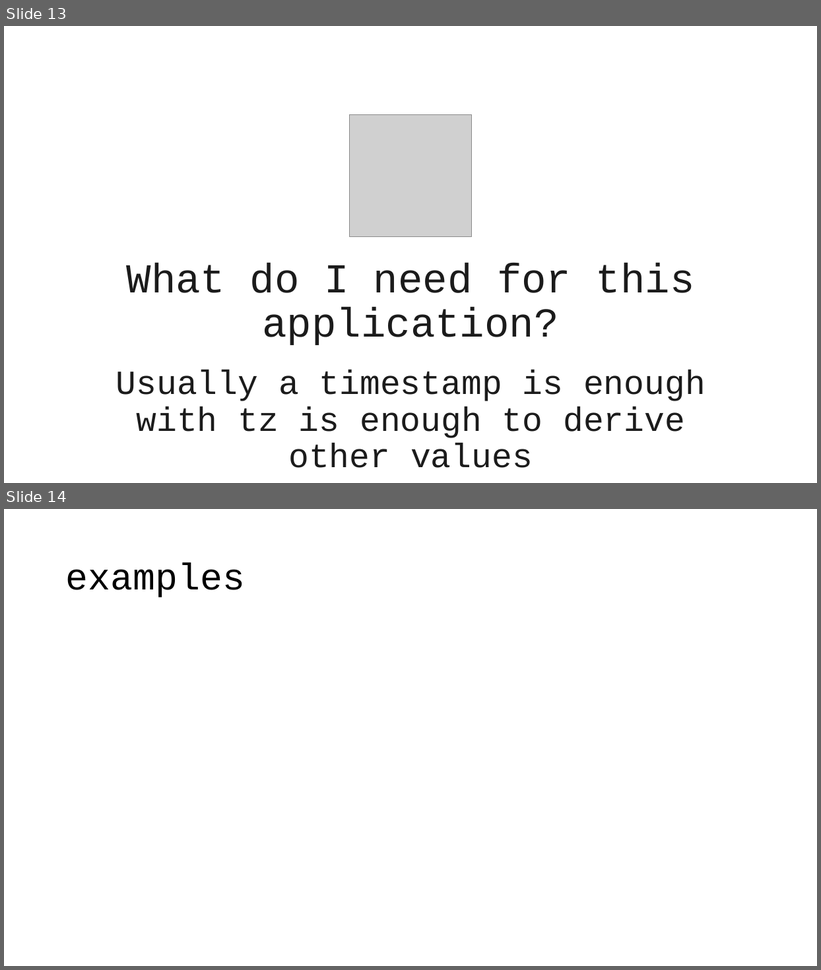
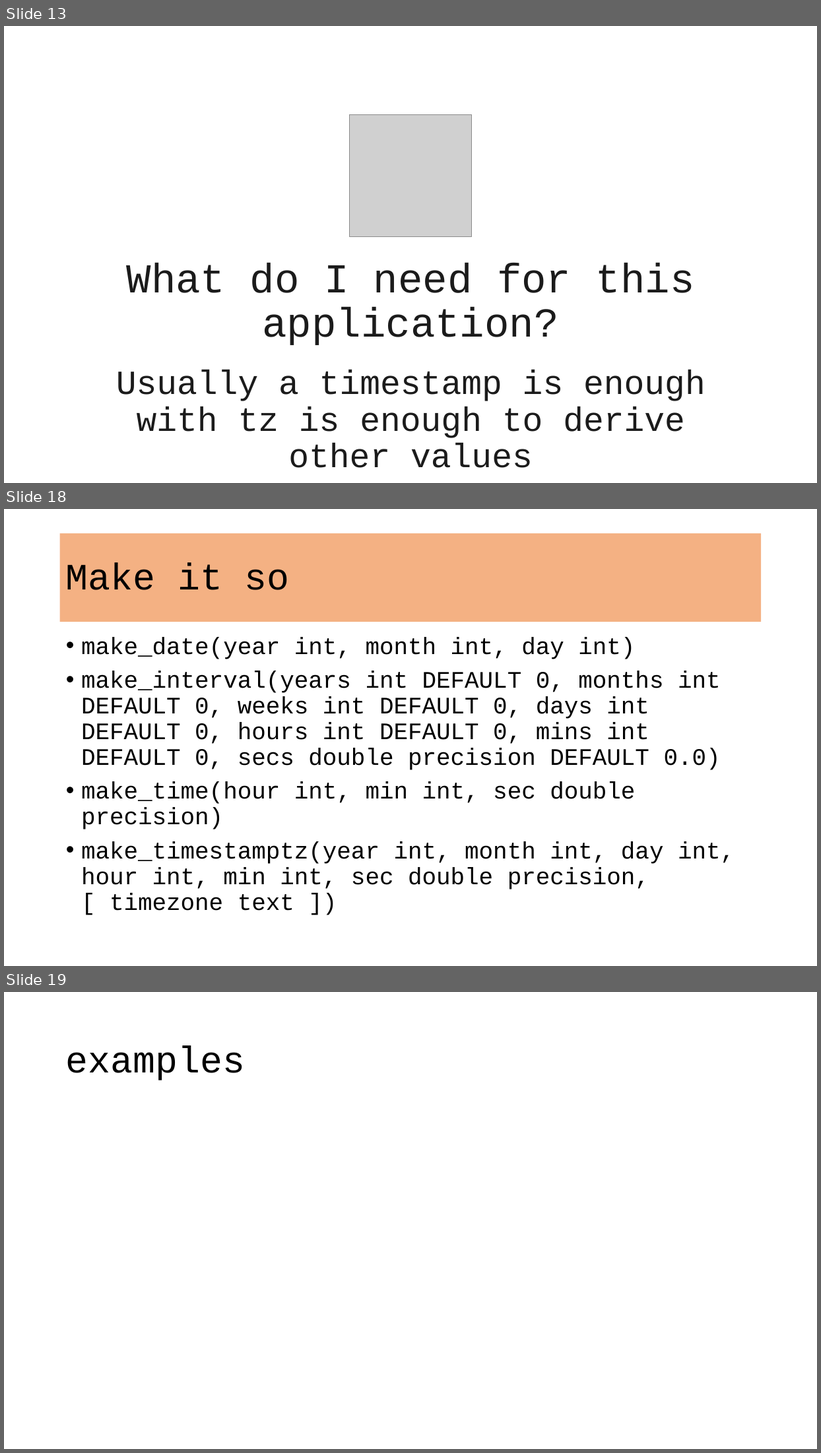
Before and after one commit to VadimAcosta/timestamps_and_intervals, a slide deck: times_and_dates.pptx. Shown one above the other, each under a label of ours: slides 13 and 14 before the commit, slides 13, 18 and 19 after it; the slides between them are not shown. The pictures are 821x970 and 821x1453 pixels, drawn with LibreOffice and Linux fonts; fonts in the diff are those of the drawing; grey boxes stand for pictures. Boxes give left, top, right and bottom in pixels: in the first picture for what was removed or moved away, otherwise in the second. Text is boxed around its words. In the diff, an @@ line names an element or a change of style, - is before the commit and + after.

```diff
--- a/times_and_dates.pptx
+++ b/times_and_dates.pptx
@@ slide 18 added at (x1=4, y1=509, x2=817, y2=966), background #FFFFFF @@
@@ title added at (x1=60, y1=533, x2=762, y2=622), fill #F4B183, 44 pt, text #000000 @@
+Make it so
@@ text added at (x1=81, y1=637, x2=735, y2=911), 28 pt, text #000000 @@
+• make_date(year int, month int, day int)
+• make_interval(years int DEFAULT 0, months int DEFAULT 0, weeks int DEFAULT 0, days int DEFAULT 0, hours int DEFAULT 0, mins int DEFAULT 0, secs double precision DEFAULT 0.0)
+• make_time(hour int, min int, sec double precision)
+• make_timestamptz(year int, month int, day int, hour int, min int, sec double precision, [ timezone text ])
@@ what was slide 14 is now slide 19 @@
```
Also in this commit, not shown: 2 slides changed, 8 other slides added, 6 other files.
